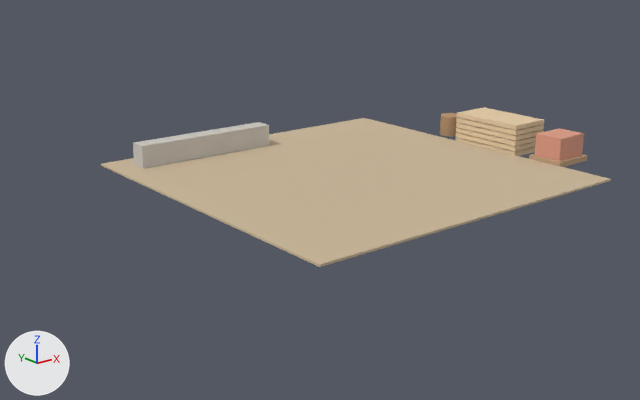
One commit to the glTF model art/models/buildings/horse_stable_site_1.glb: the scene before it, then after it.
One viewpoint serves both versions: a 50 mm camera at (-1.67, -4.38, 1.23) aimed at (1.01, -1.02, -0.11). Lighting does not change. The marker at lower left points along +X, +Y and +Z. The picture after the commit comes second. Where no turn or scale is listed for an object, it has been applied to the vertices. Vertices at exactly the same position are counted once.

Objects in the first picture: 'body'.
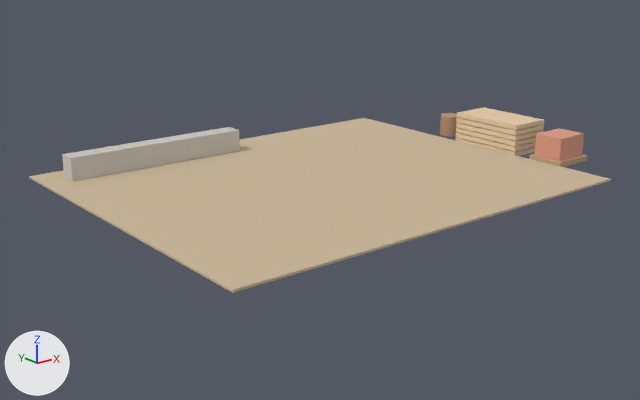
The newer file is also turned or shifted as a whole; pictures and numbers use the older file's frame.

The change in detail:
me_mesh_0 is used by ob_body; location (0.0, -0.293, 0.0).
Before the commit, vertices of me_mesh_0: 110 (0.26, -1.67, 0.01) at pixel (319, 264), 113 (0.26, 0.19, 0.01) at pixel (100, 163), 114 (0.26, -1.67, 0.0) at pixel (319, 267), 117 (0.26, 0.19, 0.0) at pixel (100, 165).
me_mesh_0 had 118 vertices, 192 faces and spanned x 0.26..2.36, y -1.67..0.19, z 0.0..0.18.
me_mesh_0 now has 118 vertices, 192 faces and spans x -0.12..2.36, y -1.67..0.19, z 0.0..0.18.
me_mesh_0 part 1: the loose piece of 8 vertices spanning x 0.39..1.2, y -0.04..0.06, z 0.0..0.13 is scaled about its middle by (1.23, 1, 1), then moved by (-0.3, 0.0, 0.0).
Part 2, on me_mesh_0:
Vertices 110, 113, 114, 117 of me_mesh_0 move by (-0.39, 0.0, 0.0).

Changed parts and their boxes [x1, y1, x2, y2] in the pictures (640 x 400 px; the box of a moved part takes in the faces that stretch with it):
'body', reshaped (14% wider, 16% taller)
    before: [100, 107, 611, 267]
    after: [29, 107, 611, 293]
part 1 of me_mesh_0, moved or reshaped
    before: [133, 122, 270, 169]
    after: [62, 127, 240, 182]
part 2 of me_mesh_0, moved or reshaped
    before: [100, 134, 322, 267]
    after: [29, 134, 322, 293]
